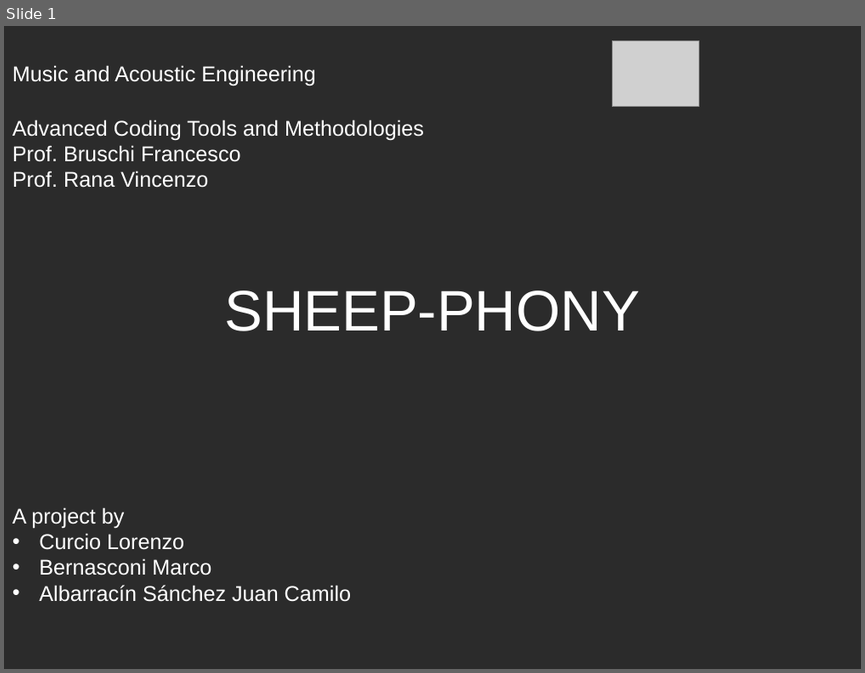
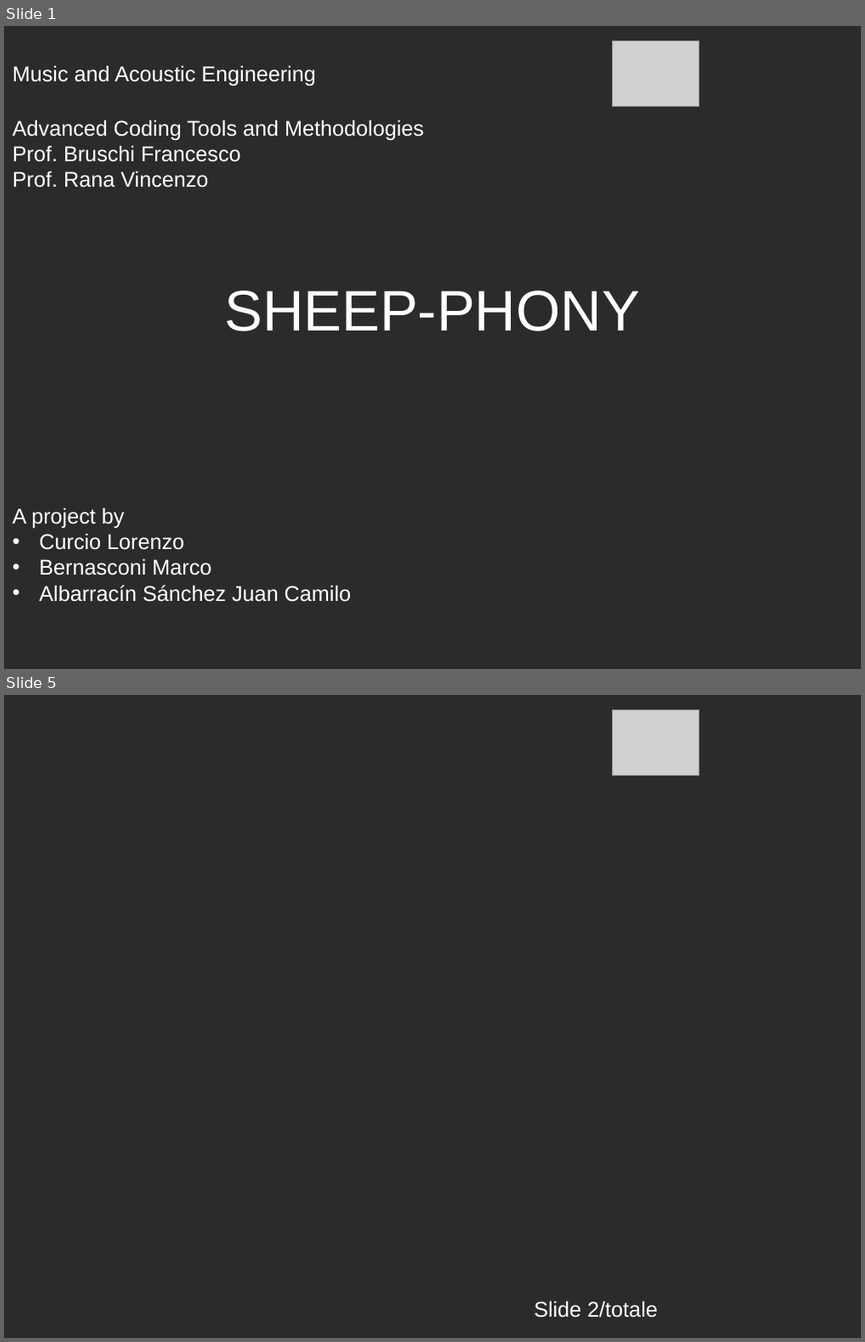
Before and after one commit to LorenzoCurcio/Progetto-ACTAM, a slide deck: Presentazione.pptx. Shown one above the other, each under a label of ours: slide 1 before the commit, slides 1 and 5 after it; the slides between them are not shown. The pictures are 865x673 and 865x1342 pixels, drawn with LibreOffice and Linux fonts; fonts in the diff are those of the drawing; grey boxes stand for pictures; background and template pictures are left out; a plain dark background stands for a picture behind light text. Boxes give left, top, right and bottom in pixels: in the first picture for what was removed or moved away, otherwise in the second. Text is boxed around its words. In the diff, an @@ line names an element or a change of style, - is before the commit and + after.

```diff
--- a/Presentazione.pptx
+++ b/Presentazione.pptx
@@ slide 5 added at [4, 695, 861, 1338], background picture (left out) @@
@@ picture added at [612, 709, 698, 776] @@
@@ text added at [534, 1300, 658, 1317], 18 pt, text #FFFFFF @@
+Slide 2/totale
```
Also in this commit, not shown: 2 slides changed, 8 other slides added, 2 other files.
